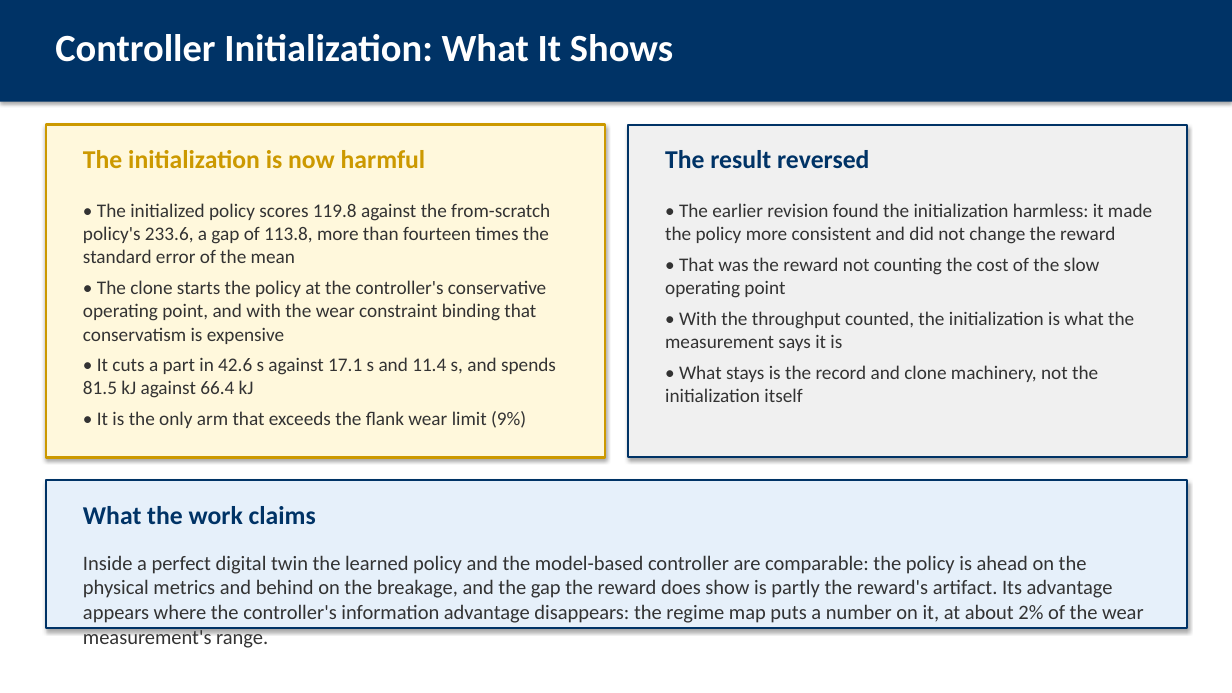
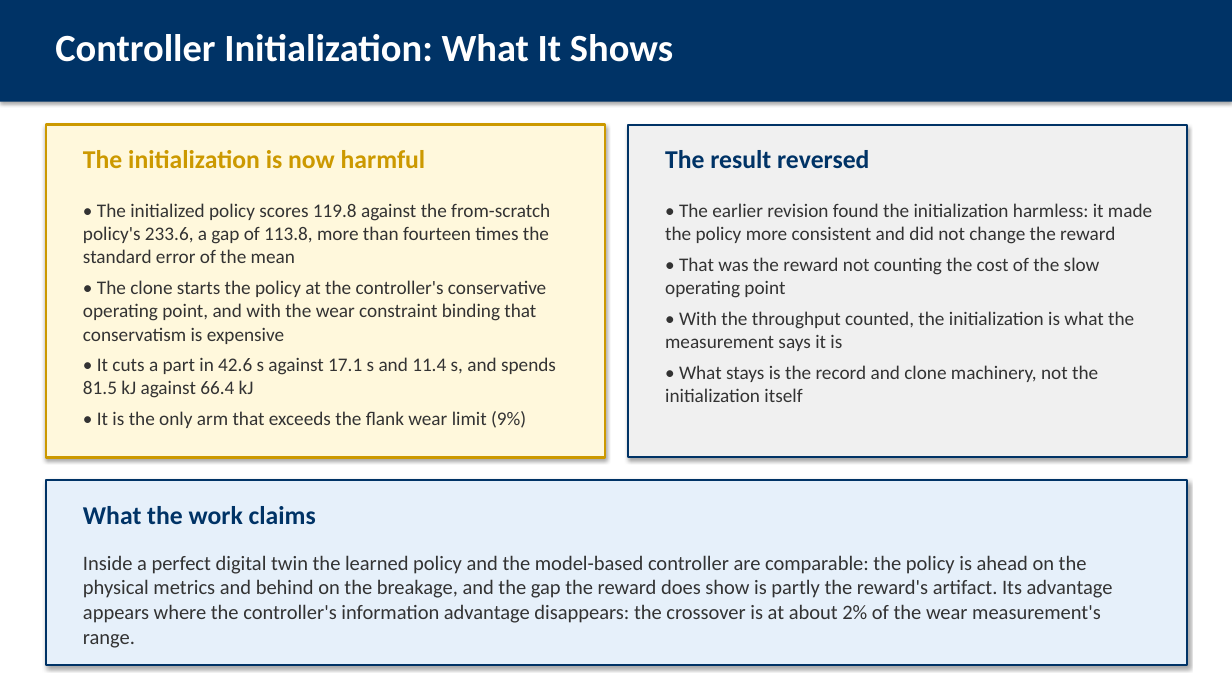
Before and after one commit to AbhinandIITM/AI-in-Mfg, a slide deck: slide 20 of report/presentation.pptx. Drawn at 1232x693 pixels with LibreOffice and Linux fonts; fonts in the diff are those of the drawing. Boxes give left, top, right and bottom in pixels: in the first picture for what was removed or moved away, otherwise in the second. Text is boxed around its words. In the diff, an @@ line names an element or a change of style, - is before the commit and + after.

```diff
--- a/report/presentation.pptx
+++ b/report/presentation.pptx
@@ rectangle resized from (x1=46, y1=481, x2=1188, y2=628) to (x1=46, y1=481, x2=1188, y2=665) @@
@@ text at (x1=83, y1=555, x2=1113, y2=648): text changed @@
-Inside a perfect digital twin the learned policy and the model-based controller are comparable: the policy is ahead on the physical metrics and behind on the breakage, and the gap the reward does show is partly the reward's artifact. Its advantage appears where the controller's information advantage disappears: the regime map puts a number on it, at about 2% of the wear measurement's range.
+Inside a perfect digital twin the learned policy and the model-based controller are comparable: the policy is ahead on the physical metrics and behind on the breakage, and the gap the reward does show is partly the reward's artifact. Its advantage appears where the controller's information advantage disappears: the crossover is at about 2% of the wear measurement's range.
```
Also in this commit, not shown: 3 other slides changed, 7 other files.
